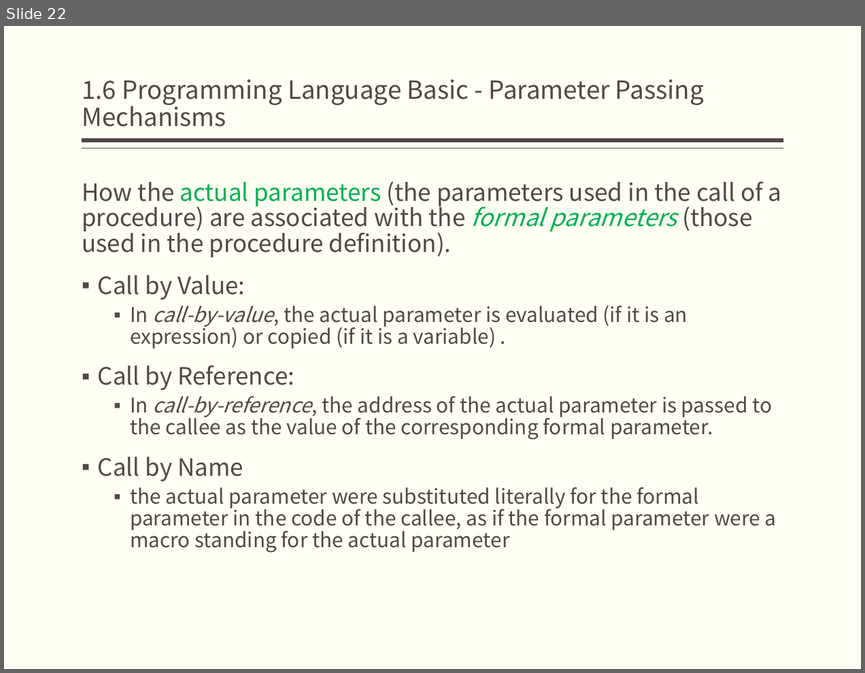
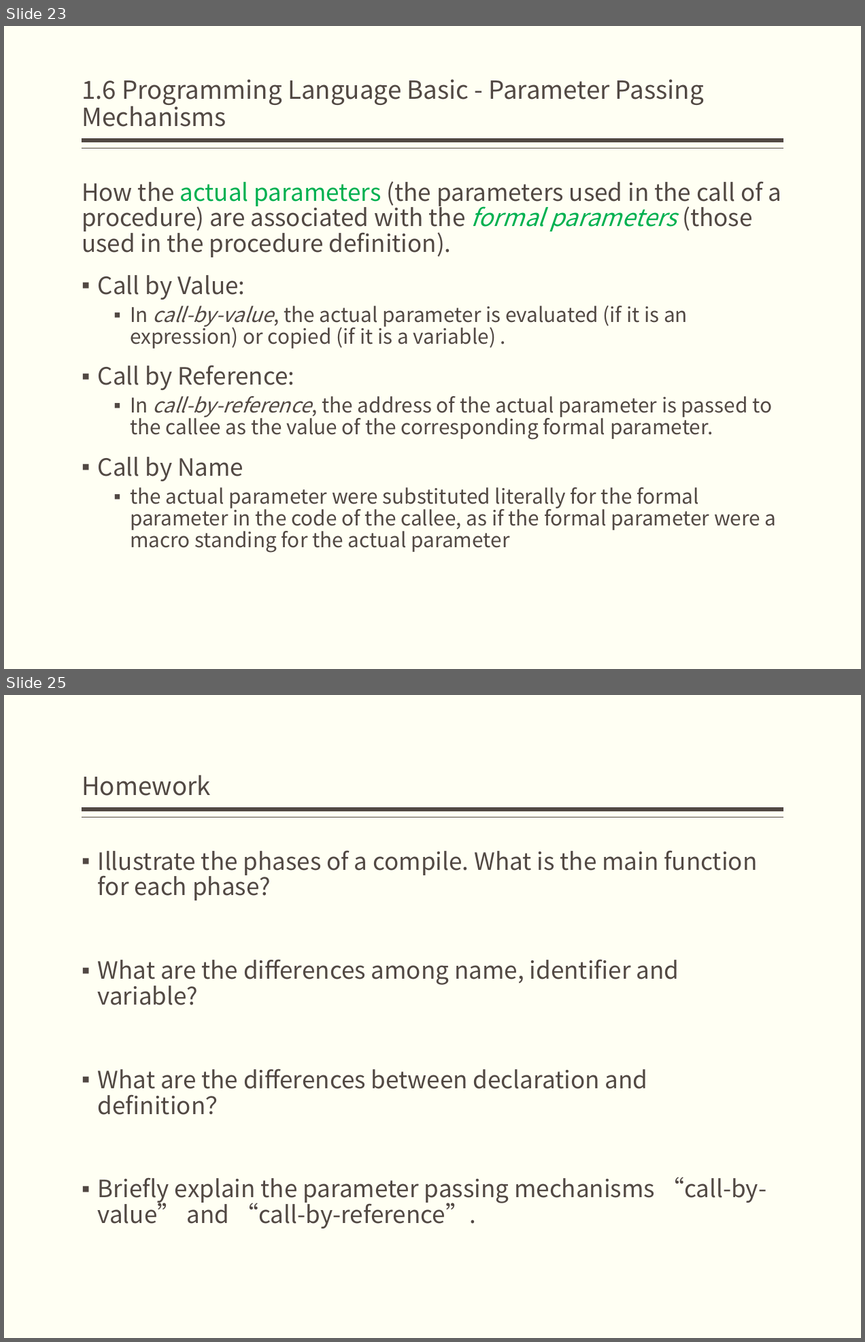
Before and after one commit to bonkboykz/jz81.github.io, a slide deck: course/compiler/LectureNotes/(Spring2017)Lecture1.pptx. Shown one above the other, each under a label of ours: slide 22 before the commit, slides 23 and 25 after it; the slides between them are not shown. The pictures are 865x673 and 865x1342 pixels, drawn with LibreOffice and Linux fonts; fonts in the diff are those of the drawing. Boxes give left, top, right and bottom in pixels: in the first picture for what was removed or moved away, otherwise in the second. Text is boxed around its words. In the diff, an @@ line names an element or a change of style, - is before the commit and + after.

Commit message:
revise

```diff
--- a/course/compiler/LectureNotes/(Spring2017)Lecture1.pptx
+++ b/course/compiler/LectureNotes/(Spring2017)Lecture1.pptx
@@ slide 25 added at box(4, 695, 861, 1338), background #FFFFF3; not listed: 2 template elements that a slide beside it also shows @@
@@ title added at box(82, 775, 211, 796), 21 pt, text #514843 @@
+Homework
@@ text added at box(98, 850, 766, 1228), 20 pt, text #514843 @@
+▪ Illustrate the phases of a compile. What is the main function for each phase?
+▪ What are the differences among name, identifier and variable?
+▪ What are the differences between declaration and definition？
+▪ Briefly explain the parameter passing mechanisms “call-by-value” and “call-by-reference”.
@@ what was slide 22 is now slide 23 @@
```
Also in this commit, not shown: 1 slide changed, 1 other slide added.
